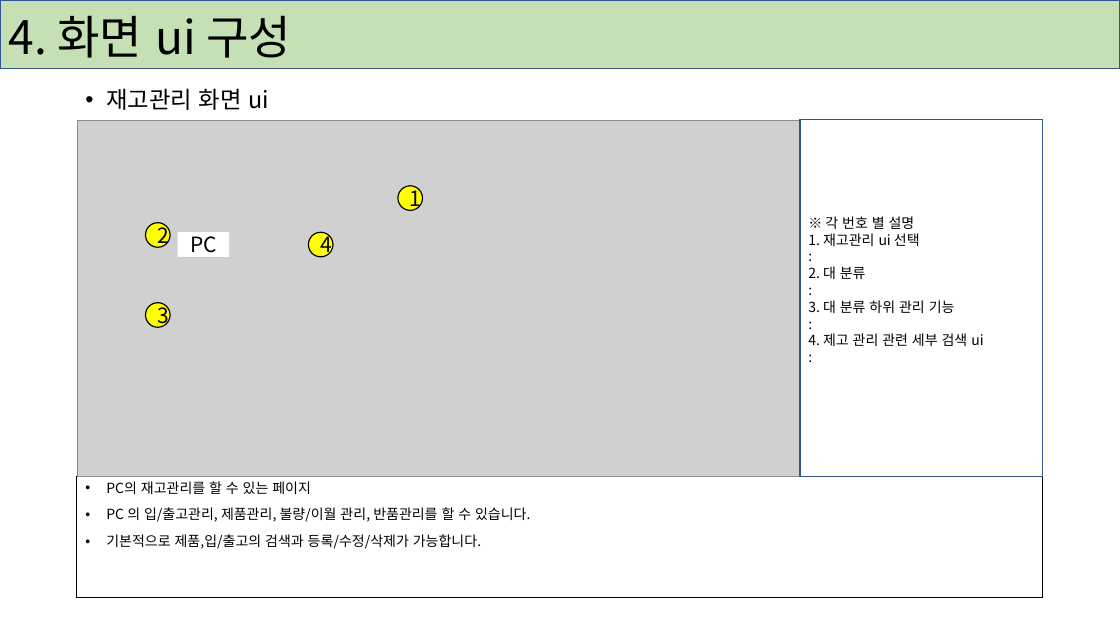
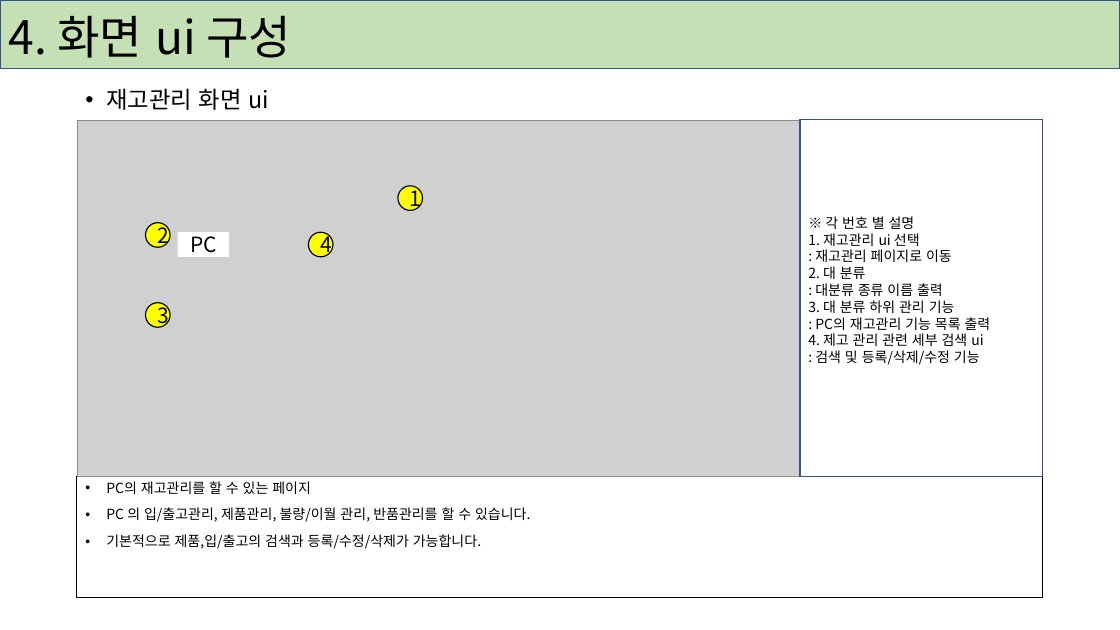
Before and after one commit to noel7752-gmail-com/-ERP-System, a slide deck: slide 11 of 주영일/4조 새벽코딩.pptx. Drawn at 1120x630 pixels with LibreOffice and Linux fonts; fonts in the diff are those of the drawing; grey boxes stand for pictures. Boxes give left, top, right and bottom in pixels: in the first picture for what was removed or moved away, otherwise in the second. Text is boxed around its words. In the diff, an @@ line names an element or a change of style, - is before the commit and + after.

```diff
--- a/주영일/4조 새벽코딩.pptx
+++ b/주영일/4조 새벽코딩.pptx
@@ text in rectangle at box(815, 249, 952, 262): text changed @@
-:
+: 재고관리 페이지로 이동
@@ text in rectangle at box(815, 283, 943, 296): text changed @@
-:
+: 대분류 종류 이름 출력
@@ text in rectangle at box(815, 317, 991, 330): text changed @@
-:
+: PC의 재고관리 기능 목록 출력
@@ text in rectangle at box(815, 350, 980, 365): text changed @@
-:
+: 검색 및 등록/삭제/수정 기능
```
Also in this commit, not shown: 1 other slide changed.
